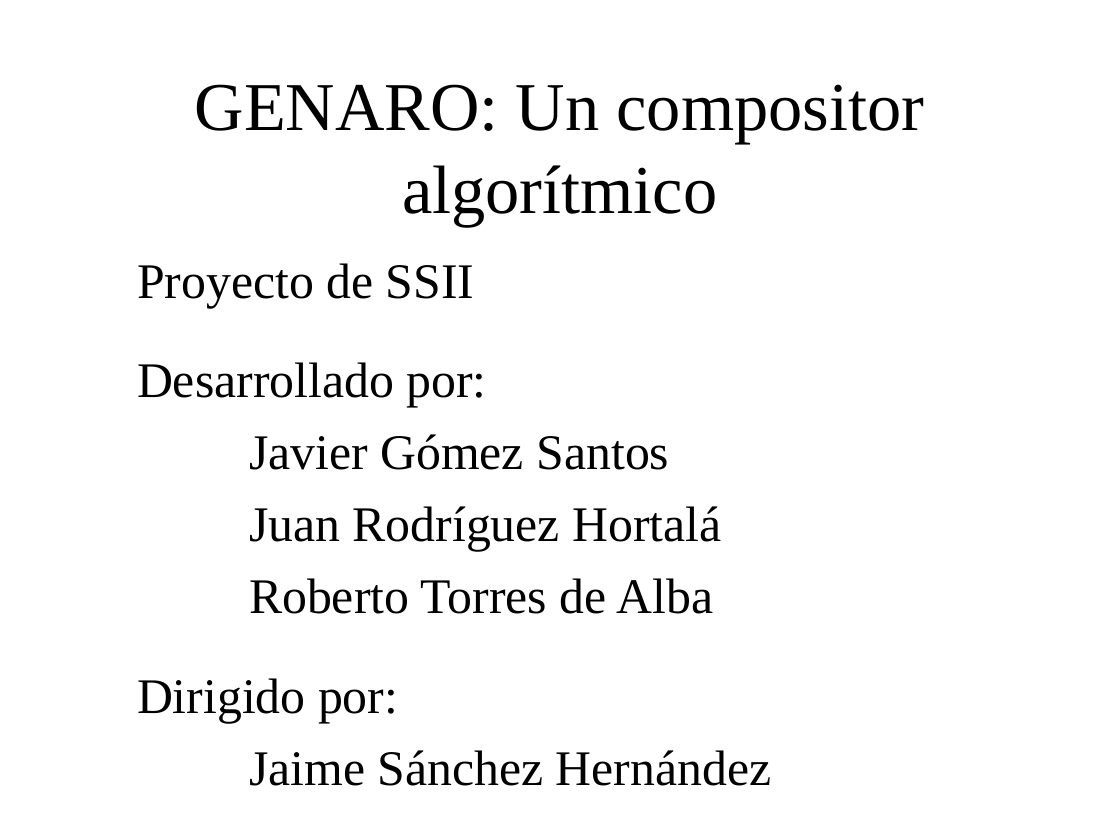
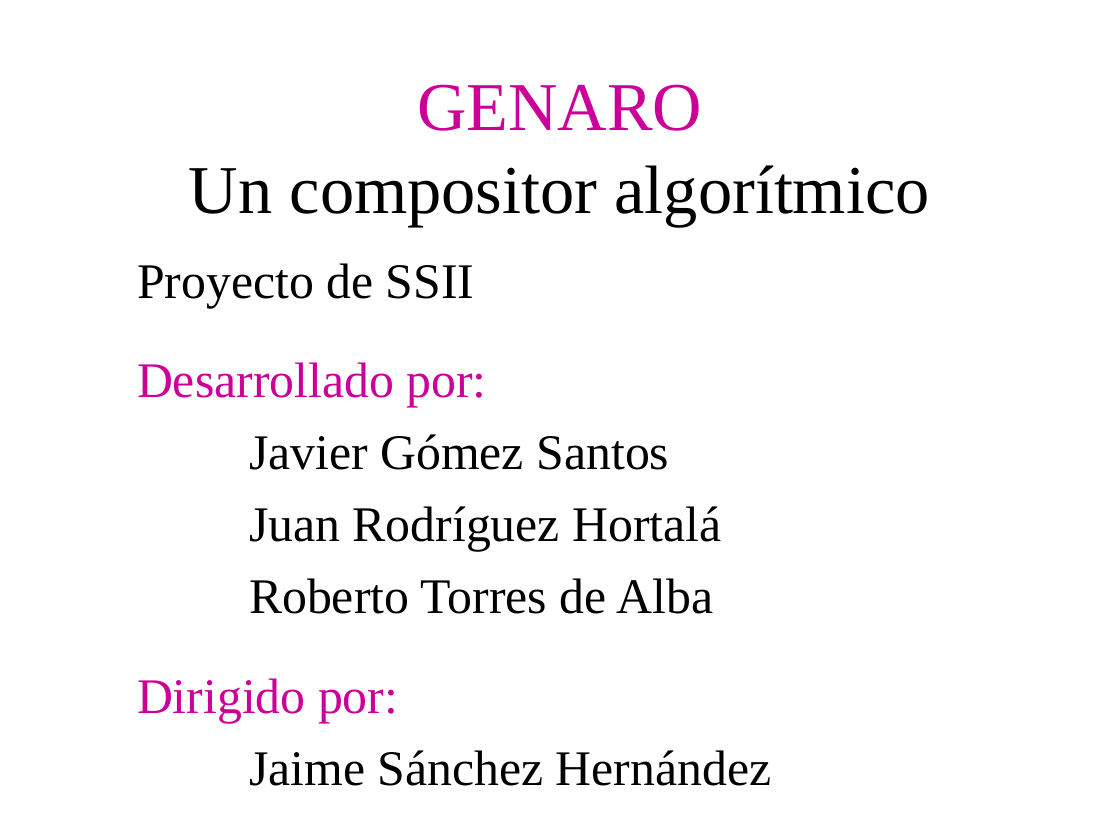
Before and after one commit to BackupTheBerlios/genaro, a slide deck: slide 1 of Documentos/MemoriaSSII/presentacion_proyecto.ppt. Drawn at 1120x840 pixels with LibreOffice and Linux fonts; fonts in the diff are those of the drawing; background and template pictures are left out. Boxes give left, top, right and bottom in pixels: in the first picture for what was removed or moved away, otherwise in the second. Text is boxed around its words. In the diff, an @@ line names an element or a change of style, - is before the commit and + after.

```diff
--- a/Documentos/MemoriaSSII/presentacion_proyecto.ppt
+++ b/Documentos/MemoriaSSII/presentacion_proyecto.ppt
@@ title at (189,84,930,226): text changed @@
-GENARO: Un compositor algorítmico
+GENARO
+Un compositor algorítmico
@@ text at (137,362,486,723): text colour #000000 to #CC0099 in "Desarrollado por:", "Dirigido por:" @@
```
Also in this commit, not shown: 17 other slides changed.
